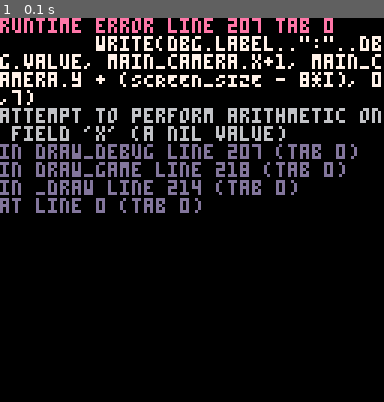
Above: before the commit, frame 1.
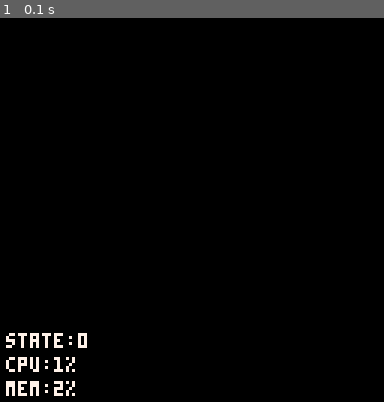
Above: after the commit, the same moment.

Repository: QuentinWidlocher/Pico8Template
Game: PICO-8 cartridge game.p8
Two runs of this game, one before a commit and one after it. Both use one fixed random seed, a clock stepped at 60 frames per second and the inputs below.
Inputs:
- Up to frame 1 (0.1 s): no input

The runs differ from the first frame. In frame 1, 14% of the frame differs, in the area x 0-100%, y 0-99%.
Error before the commit: runtime error line 207 tab 0; write(dbg.label..":"..dbg.value, main_camera.x+1, main_camera.y + (SCREEN_SIZE - 8*i), 0,7); attempt to perform arithmetic on fie…

Commit message:
:bug: Fix camera instantiation

Diff:
--- a/game.p8
+++ b/game.p8
@@ -9,6 +9,7 @@
 #include src/models/entity.model.lua
 #include src/models/camera.model.lua
 
+#include src/init/camera.init.lua
 #include src/init/main.init.lua
 
 #include src/update/camera.update.lua
--- /dev/null
+++ b/src/init/camera.init.lua
@@ -0,0 +1,3 @@
+function init_camera()
+    main_camera = Camera:new()
+end
--- a/src/models/camera.model.lua
+++ b/src/models/camera.model.lua
@@ -3,21 +3,10 @@
 ---@class Camera : Entity
 ---@field public speed number
 ---@field public margin number
-Camera = {
+Camera = Entity:new({
     speed = 1,
     margin = 0,
-}
-
----@param o Camera
----@return Camera
-function Camera:new(o)
-    o = o or Entity:new()
-	setmetatable(o, self)
-    self.__index = self
-    self.speed = o and o.speed or 1
-    self.margin = o and o.margin or 0
-	return o
-end
+})
 
 ---@param object Entity
 ---@return boolean
--- a/src/models/entity.model.lua
+++ b/src/models/entity.model.lua
@@ -29,6 +29,7 @@
         and other_entity.y < self.y + self.h and self.y < other_entity.y + other_entity.h
 end
 
+---@return string
 function Entity:to_string()
 	local string = "Printing ".. self.__type .."\n"
 	for key, value in pairs(self) do
--- a/src/models/interfaces.lua
+++ b/src/models/interfaces.lua
@@ -1,3 +1,7 @@
+--- Here are some useful object types
+--- Don't include them in your project, they are meant to be used by a linter
+--- so it can provide autocompletion and documentation
+
 ---@class Vector
 ---@field public x number
 ---@field public y number
